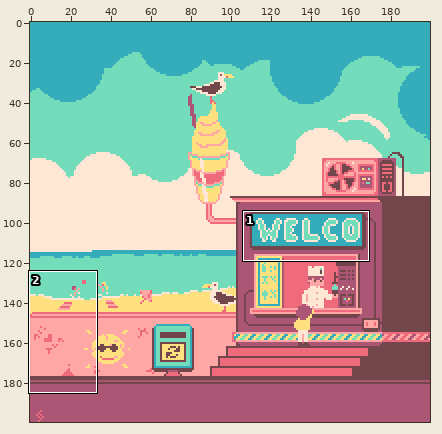
One commit to this pixel-art file: Buildings/IceCreamShop.aseprite. Above: a wide view before the commit, with the close-up outlined.
Close-up. Old version:
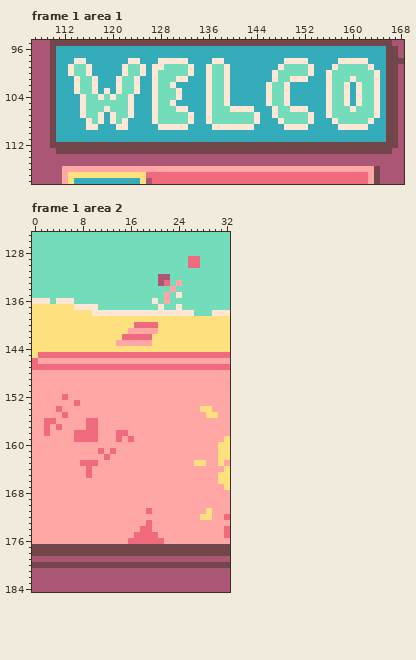
200x200 pixels, 26 frames. Shown: frame 1 area 1: x 107..168, y 95..118; frame 1 area 2: x 0..32, y 125..184. The commit also changed other frames or places, which this record leaves out.
And afterwards:
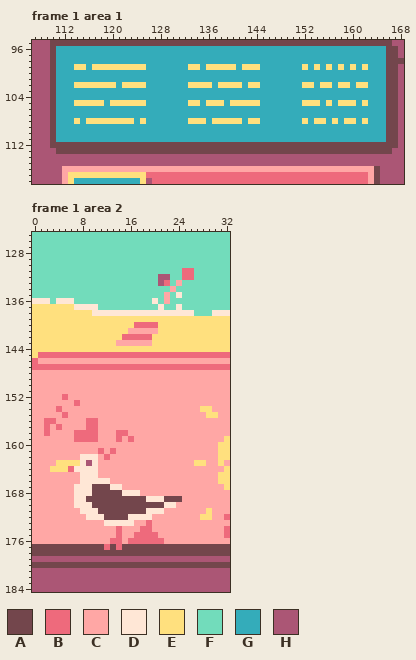
Palette (. is transparent): A #73464c  B #ee6a7c  C #ffa7a5  D #ffe7d6  E #ffe07e  F #72dcbb  G #34acba  H #ab5675
The exact change:
layer "BeachGuysBall" added
Changed rows in their new state; - is an unchanged pixel.
Frame 1 area 1, layer "IceCream_Sign_Character":
first column x 113:
 98 -GG-------GG---GGGGG----GG----------GGGG-----GGGGG--
 99 GEEGEEEEEEEEE-GGGGGGEE-EEEEE-EEE---GGGGEGE-EGEGEGEG-
100 GGGG-----GGGG-GGGGGGG--GGGG-------GGGGGGG--GGGGGGGGG
101 -GGGG---GGGG--GGGGGG---GGGG-------GGGGGG---GGGGGGGGG
102 -EEEEEEEGEEEE-GGGG--EEEEGEEEE-EE-GGGG--EE-EEGEE-EEGG
103 -GGGG-G-GGGG--GGGGG----GGGG------GGGG------GGGG-GGGG
104 --GGGGGGGGG---GGGGG----GGGG------GGGG------GGGG-GGGG
105 -EEEEEGEEEEEE-GGGG--EE-EEEGEEEEE-GGGG--EEE-EGEEEGEGG
106 --GGGGGGGGG---GGGGGG---GGGGGGGG---GGGGGG---GGGGGGGGG
107 --GGGG-GGGG---GGGGGGG--GGGGGGGGG--GGGGGGG--GGGGGGGGG
108 -E-EEEEEEEE-E-GGGGGGEEEGEEEEEGEE---GGGGEGEE-EGEEGEG-
109 ---GG---GG-----GGGGG----GGGGGGG-----GGGG-----GGGGG--
Frame 1 area 2, layers "Seagull", "BeachGuysBall", "BeachGuys":
first column x 25:
129 -FF
130 -FF
131 BB-
132 BB-
first column x 3:
162 -----DDD--------------
163 -EEEEDHD--------------
164 EEEBDDDD--------------
165 -----DDD--------------
166 -----DDDDD------------
167 ----DDDAAADD----------
168 ----DDDAAAAADDD-------
169 ----DDAAAAAAAAAADDDAAA
170 ----DDDAAAAAAAAAAAADD-
171 -----DDDAAAAAAAADDD---
172 ------DDDAAAADDDD-----
173 ---------DDDDD--------
174 -----------B----------
175 -----------B----------
176 ----------BB----------
177 ---------B-B----------
